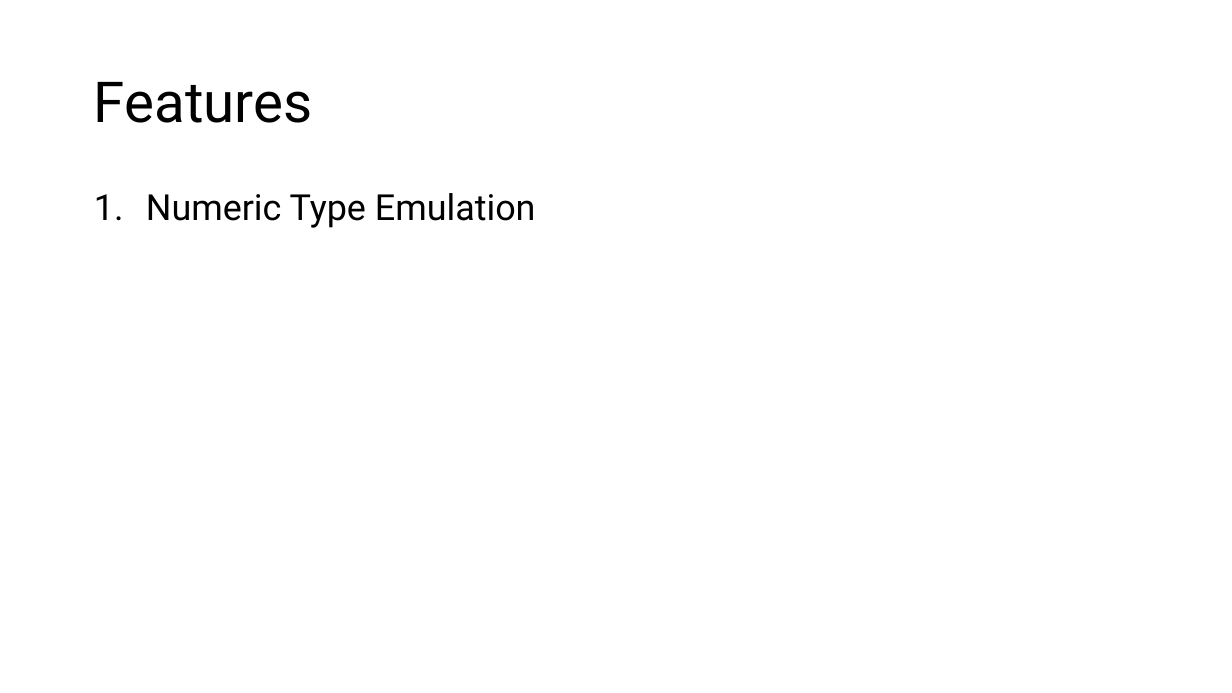
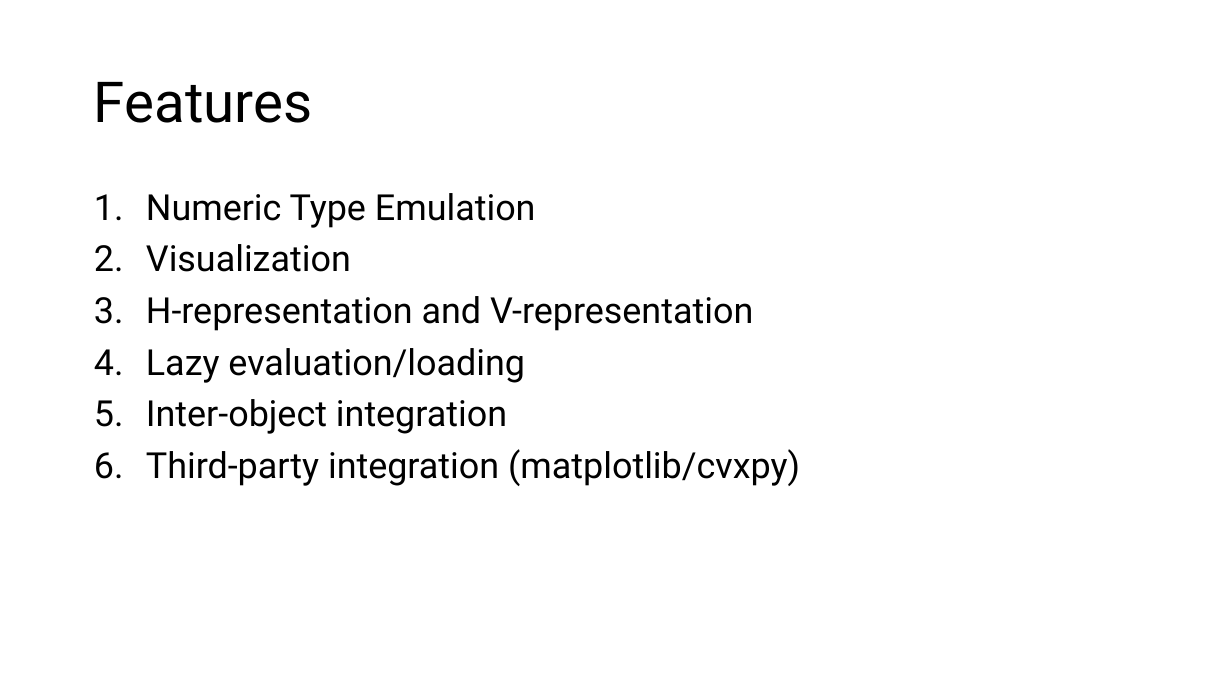
Before and after one commit to bwolleswinkel/geopes, a slide deck: slide 2 of presentation.pptx. Drawn at 1232x693 pixels with LibreOffice and Linux fonts; fonts in the diff are those of the drawing. Boxes give left, top, right and bottom in pixels: in the first picture for what was removed or moved away, otherwise in the second. Text is boxed around its words. In the diff, an @@ line names an element or a change of style, - is before the commit and + after.

```diff
--- a/presentation.pptx
+++ b/presentation.pptx
@@ text at (146,244,800,486): paragraphs added @@
+2. Visualization
+3. H-representation and V-representation
+4. Lazy evaluation/loading
+5. Inter-object integration
+6. Third-party integration (matplotlib/cvxpy)
```
Also in this commit, not shown: 1 other slide changed, 5 slides added, 1 other file.
